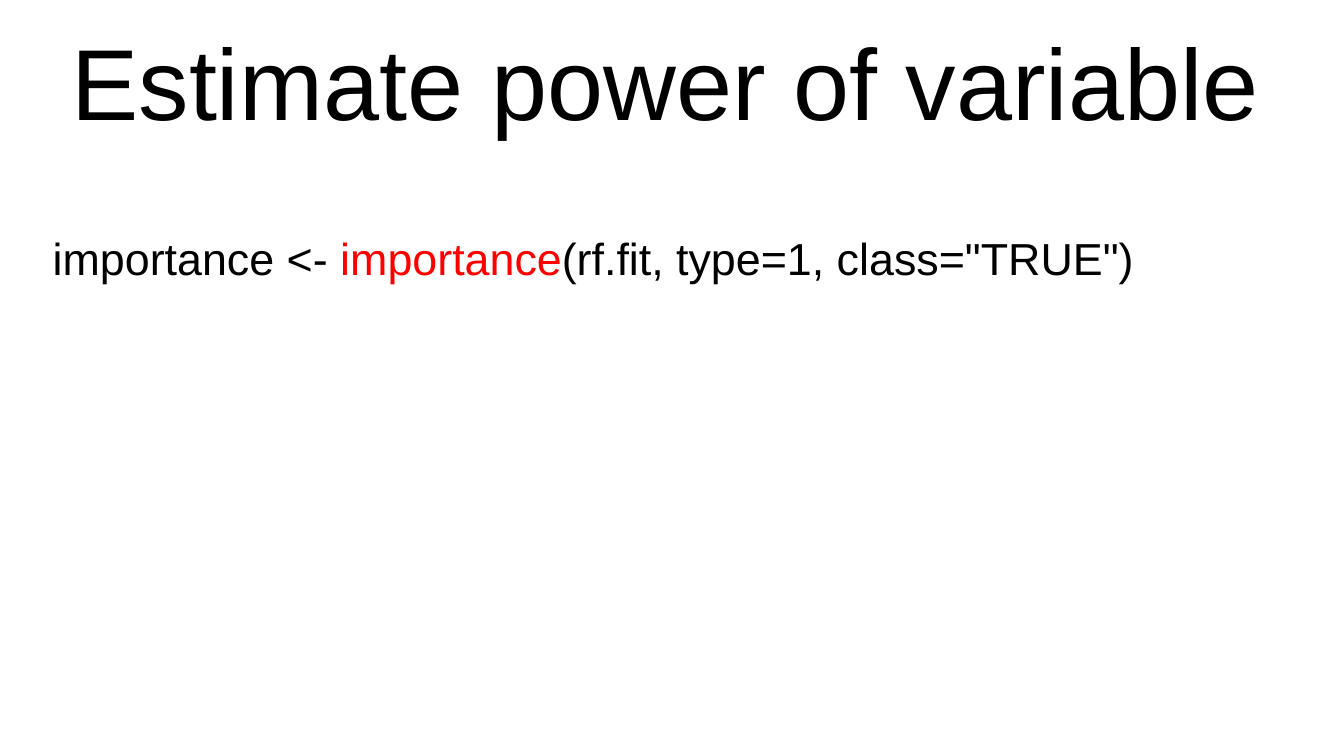
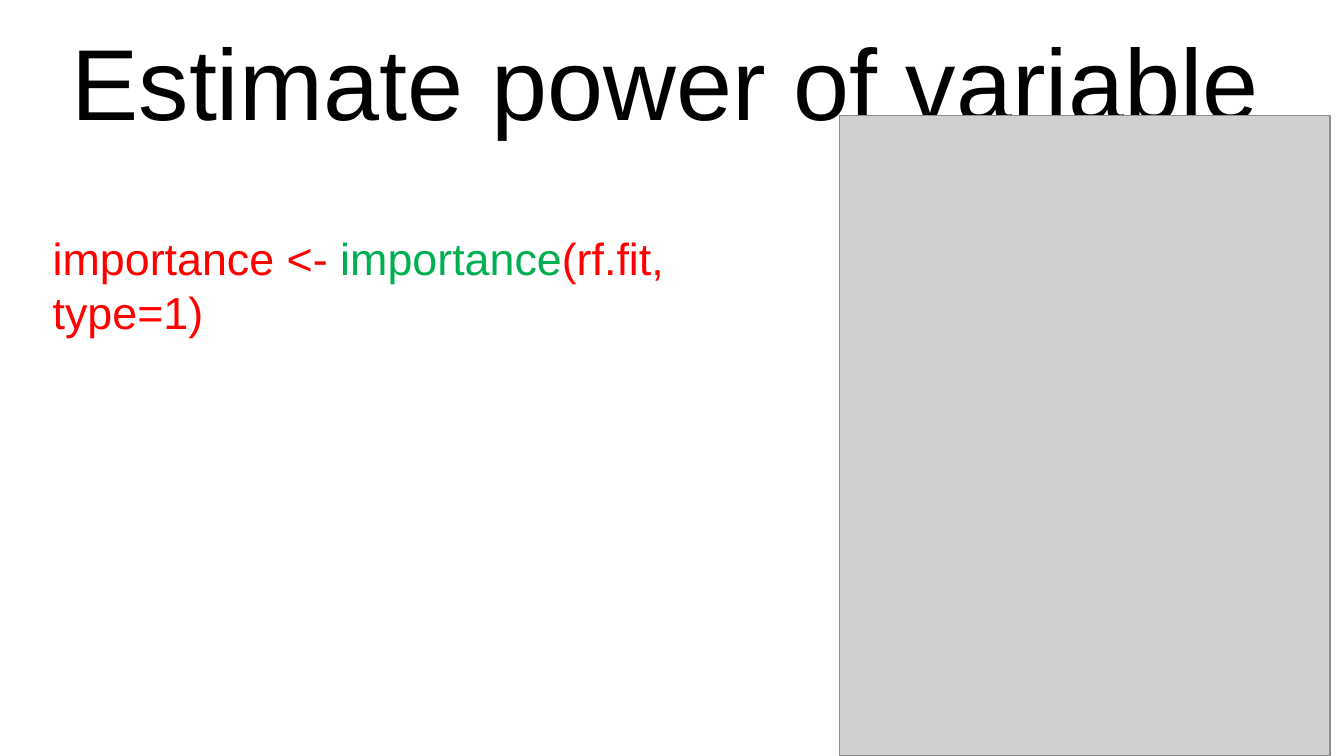
Before and after one commit to jinfuchen/R-model, a slide deck: slide 26 of R model.pptx (slide 21 before the commit). Drawn at 1344x756 pixels with LibreOffice and Linux fonts; fonts in the diff are those of the drawing; grey boxes stand for pictures. Boxes give left, top, right and bottom in pixels: in the first picture for what was removed or moved away, otherwise in the second. Text is boxed around its words. In the diff, an @@ line names an element or a change of style, - is before the commit and + after.

```diff
--- a/R model.pptx
+++ b/R model.pptx
@@ picture added at bbox=[839, 116, 1329, 755] @@
@@ subtitle at bbox=[53, 242, 663, 338]: text changed; text colour #000000 to #FF0000 @@
-importance <- importance(rf.fit, type=1, class="TRUE")
+importance <- importance(rf.fit, type=1)
```
Also in this commit, not shown: 12 other slides changed, 5 slides added, 1 other file.
